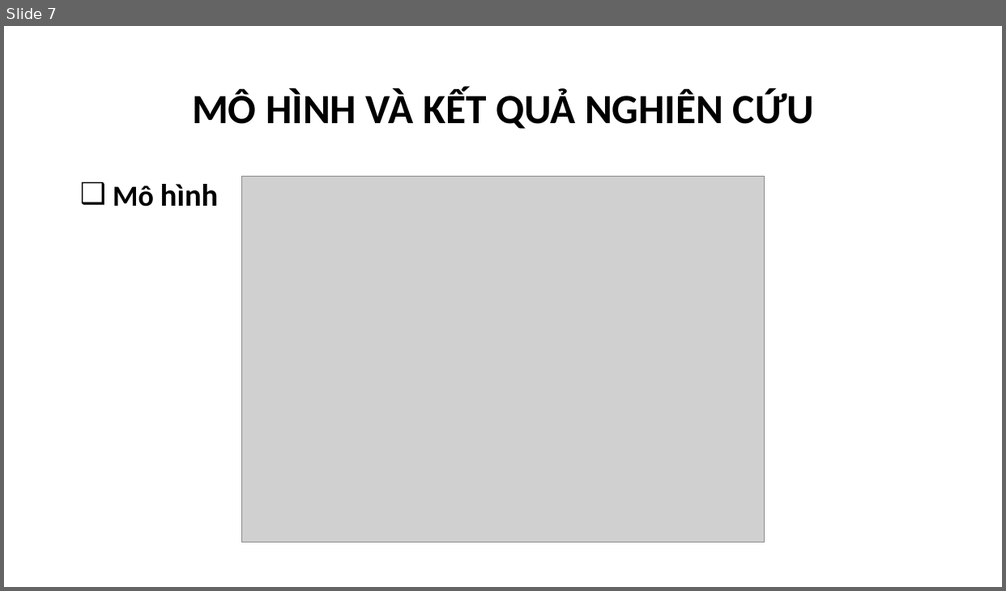
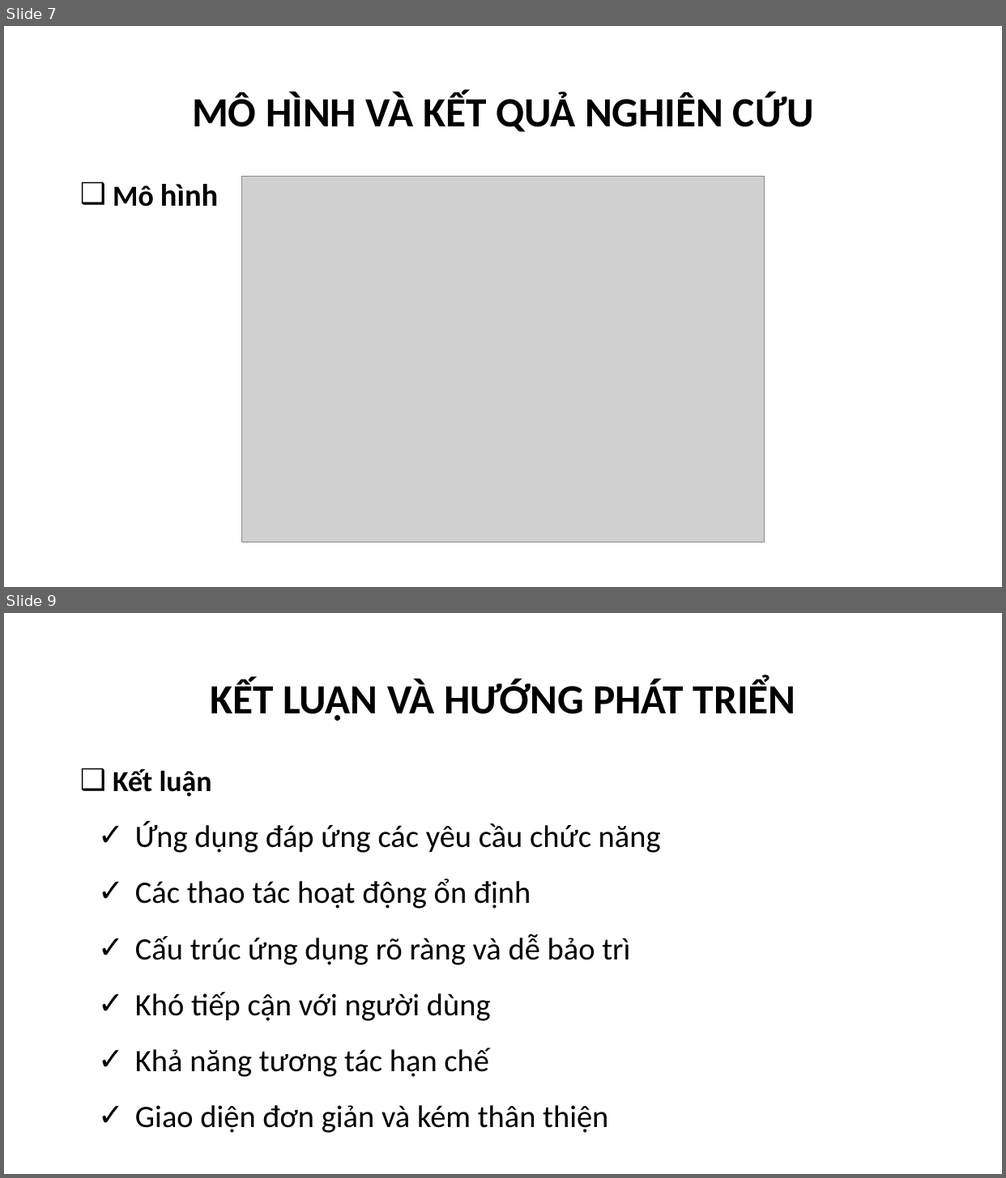
Before and after one commit to phamthevinhtv/csn-da22ttc-phamthevinh-vattunongnghiep, a slide deck: thesis/abs/CSN-PhamTheVinh-110122208-DA22TTC.pptx. Shown one above the other, each under a label of ours: slide 7 before the commit, slides 7 and 9 after it; the slides between them are not shown. The pictures are 1006x591 and 1006x1178 pixels, drawn with LibreOffice and Linux fonts; fonts in the diff are those of the drawing; grey boxes stand for pictures; background and template pictures are left out. Boxes give left, top, right and bottom in pixels: in the first picture for what was removed or moved away, otherwise in the second. Text is boxed around its words. In the diff, an @@ line names an element or a change of style, - is before the commit and + after.

```diff
--- a/thesis/abs/CSN-PhamTheVinh-110122208-DA22TTC.pptx
+++ b/thesis/abs/CSN-PhamTheVinh-110122208-DA22TTC.pptx
@@ slide 9 added at bbox=[4, 613, 1002, 1174], background picture (left out) @@
@@ title added at bbox=[210, 679, 796, 721], 40 pt, text #000000, bold @@
+KẾT LUẬN VÀ HƯỚNG PHÁT TRIỂN
@@ text added at bbox=[113, 769, 661, 1133], 30 pt, text #000000 @@
+❑ Kết luận
+✓ Ứng dụng đáp ứng các yêu cầu chức năng
+✓ Các thao tác hoạt động ổn định
+✓ Cấu trúc ứng dụng rõ ràng và dễ bảo trì
+✓ Khó tiếp cận với người dùng
+✓ Khả năng tương tác hạn chế
+✓ Giao diện đơn giản và kém thân thiện
@@ slide 7 changed as well @@
@@ title "MÔ HÌNH VÀ KẾT QUẢ ..." at bbox=[192, 92, 814, 132]: line spacing 0.9 to 1 @@
```
Also in this commit, not shown: 7 other slides changed, 2 other slides added, 1 other file.
